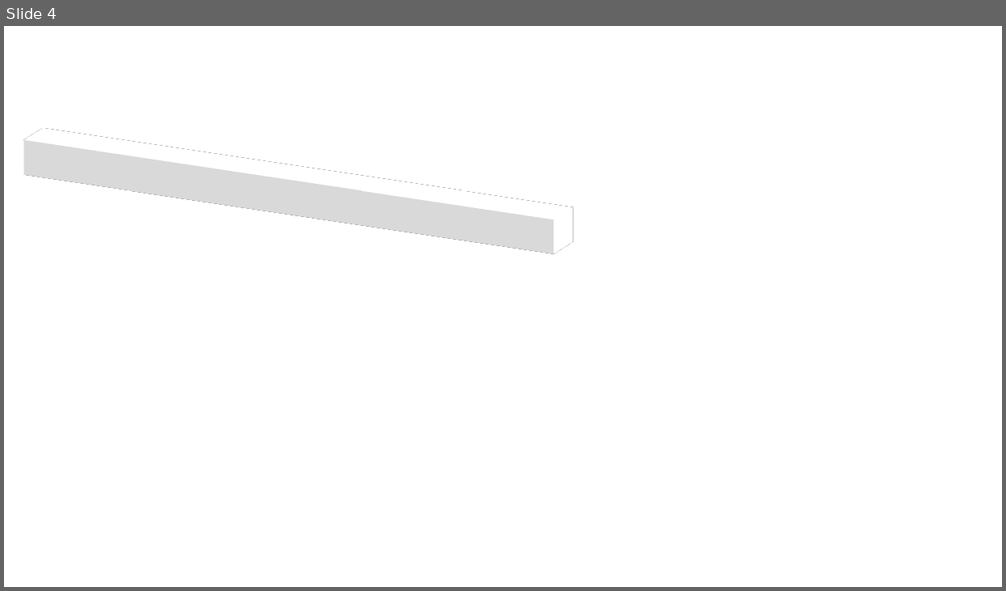
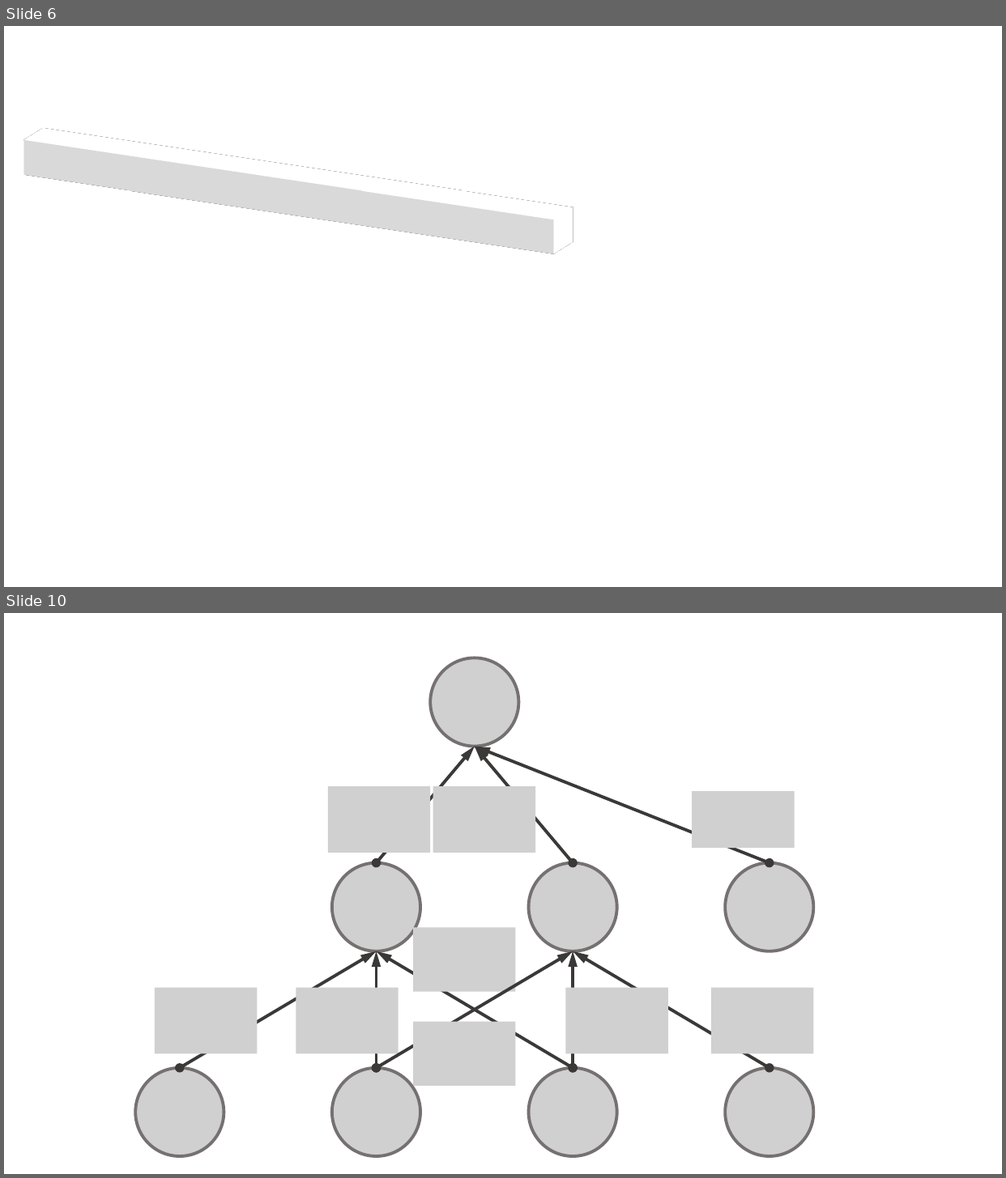
Before and after one commit to hessihan/eps_foracasting, a slide deck: paper/tex/img/ppt_img.pptx. Shown one above the other, each under a label of ours: slide 4 before the commit, slides 6 and 10 after it; the slides between them are not shown. The pictures are 1006x591 and 1006x1178 pixels, drawn with LibreOffice and Linux fonts; fonts in the diff are those of the drawing; grey boxes stand for pictures. Boxes give left, top, right and bottom in pixels: in the first picture for what was removed or moved away, otherwise in the second. Text is boxed around its words. In the diff, an @@ line names an element or a change of style, - is before the commit and + after.

```diff
--- a/paper/tex/img/ppt_img.pptx
+++ b/paper/tex/img/ppt_img.pptx
@@ slide 10 added at (4,613,1002,1174), background #FFFFFF @@
@@ picture added at (431,658,519,747) @@
@@ double arrow added from (376, 863) to (475, 747), #3B3838 3 pt @@
@@ double arrow added from (769, 863) to (475, 747), #3B3838 3 pt @@
@@ double arrow added from (573, 863) to (475, 747), #3B3838 3 pt @@
@@ picture added at (328,786,431,853) @@
@@ picture added at (433,786,535,853) @@
@@ picture added at (692,791,795,848) @@
@@ picture added at (332,863,420,952) @@
@@ picture added at (529,863,617,952) @@
@@ picture added at (725,863,813,952) @@
@@ picture added at (414,927,516,992) @@
@@ double arrow added from (180, 1068) to (376, 952), #3B3838 3 pt @@
@@ double arrow added from (376, 1068) to (376, 952), #3B3838 3 pt @@
@@ double arrow added from (573, 1068) to (376, 952), #3B3838 3 pt @@
@@ double arrow added from (376, 1068) to (573, 952), #3B3838 3 pt @@
@@ double arrow added from (573, 1068) to (573, 952), #3B3838 3 pt @@
@@ double arrow added from (769, 1068) to (573, 952), #3B3838 3 pt @@
@@ picture added at (155,988,257,1054) @@
@@ picture added at (296,988,398,1054) @@
@@ picture added at (566,988,669,1054) @@
@@ picture added at (711,988,814,1054) @@
@@ picture added at (414,1022,516,1086) @@
@@ picture added at (136,1068,224,1157) @@
@@ picture added at (332,1068,420,1157) @@
@@ picture added at (529,1068,617,1157) @@
@@ picture added at (725,1068,813,1157) @@
@@ what was slide 4 is now slide 6 @@
```
Also in this commit, not shown: 2 slides changed, 7 other slides added, 16 other files.
